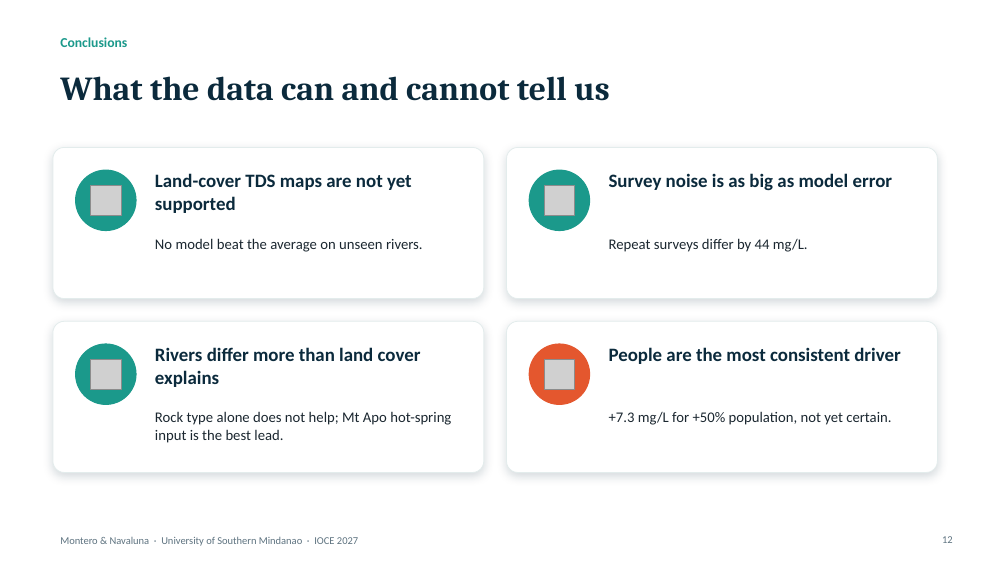
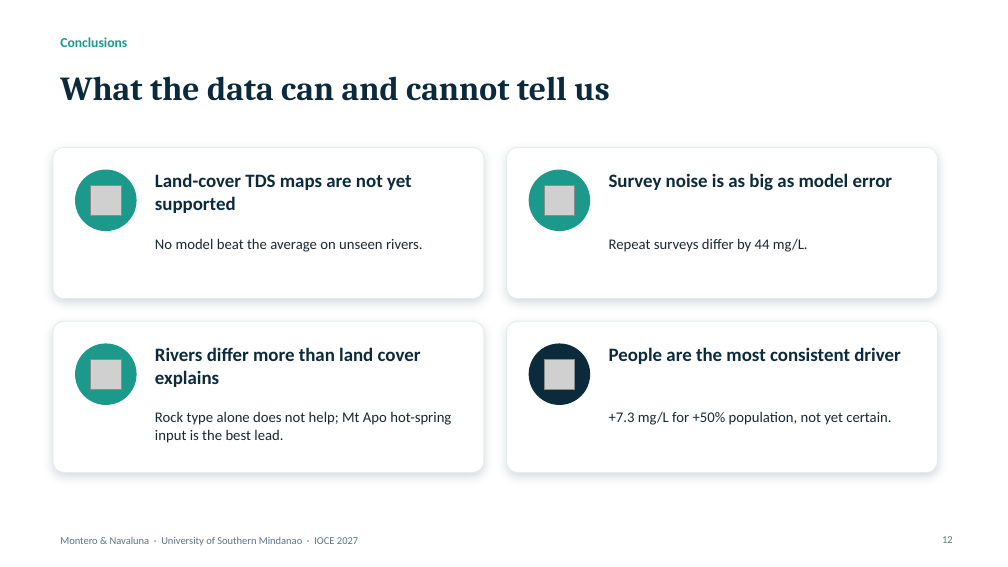
Before and after one commit to monteropeterdominic-arch/Mindanao-Basin-TDSPM, a slide deck: slide 12 of presentation/Montero_Navaluna_IOCE2027_slides.pptx. Drawn at 1008x567 pixels with LibreOffice and Linux fonts; fonts in the diff are those of the drawing; grey boxes stand for pictures; background and template pictures are left out. Boxes give left, top, right and bottom in pixels: in the first picture for what was removed or moved away, otherwise in the second. Text is boxed around its words. In the diff, an @@ line names an element or a change of style, - is before the commit and + after.

```diff
--- a/presentation/Montero_Navaluna_IOCE2027_slides.pptx
+++ b/presentation/Montero_Navaluna_IOCE2027_slides.pptx
@@ ellipse at <box>529,344,590,405</box>: fill #E4572E to #0B2A3C; outline #E4572E 1 pt to #0B2A3C 1 pt @@
```
Also in this commit, not shown: 9 other slides changed, 6 other files.
